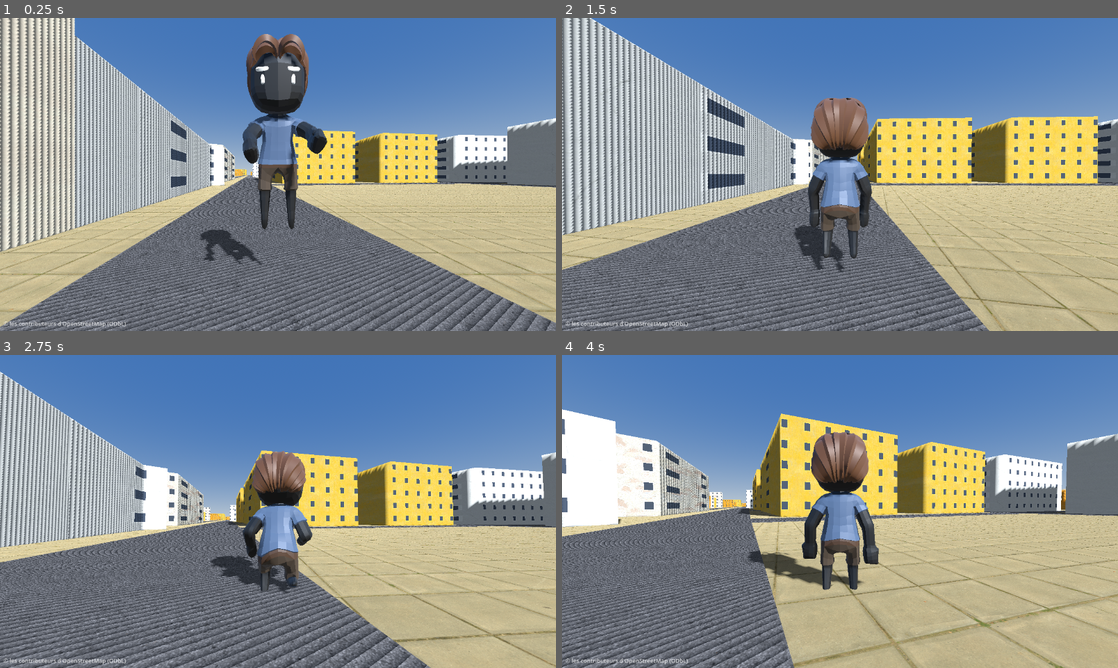
Above: before the commit, frames 1-4 (two rows, left to right).
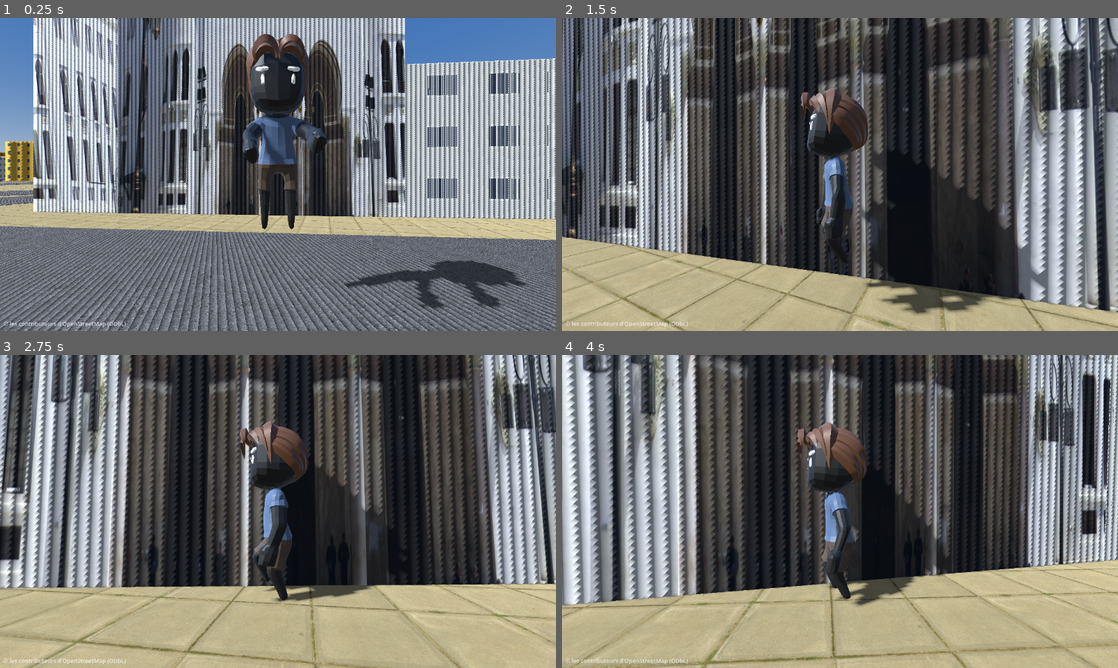
Above: after the commit, the same moments.

Repository: LogixSolutions94/GTDZ
Game: Godot game, scene res://scenes/city_test.tscn
The game is run twice, just before and just after one commit, with the same random seed, the same clock (stepped at 60 frames per second) and the same inputs.
Inputs (mouse positions are in pixels of both pictures, inside the frame that each line leads up to):
- Up to frame 1 (0.25 s): no input
- Up to frame 2 (1.5 s): move the mouse to (867, 174) at 0.52 s; hold Shift (sprint) 0.53-1.28 s; hold W (move_forward) from 0.53 s (still down); tap Space (jump) at 0.77 s; move the mouse to (812, 174) at 1.27 s; tap Shift (sprint) at 1.35 s
- Up to frame 3 (2.75 s): keep holding W (move_forward); tap Space (jump) at 1.52 s; move the mouse to (289, 505) at 2.02 s; hold Shift (sprint) from 2.03 s (still down)
- Up to frame 4 (4 s): keep holding W (move_forward); move the mouse to (834, 517) at 2.77 s; release Shift (sprint) at 2.78 s; tap Shift (sprint) at 2.85 s; tap Space (jump) at 3.02, 3.77 s; move the mouse to (878, 514) at 3.52 s; hold Shift (sprint) from 3.53 s (still down)

The runs differ from the first frame. In frame 1, 78% of the frame differs, in the area x 0-100%, y 0-100%; in frame 2, 94%; in frame 3, 89%; in frame 4, 81%.

Commit message:
Landmark Wikimedia Commons : la Grande Poste avec sa vraie facade
- Photo Idir Amokrane (CC BY-SA 4.0, Commons) recadree et projetee en
  cylindrique autour du batiment (shader landmark_photo, calage angulaire
  vers la place) ; hauteur reelle 24 m ; attribution dans CREDITS.md
- building_facade : normale geometrique par derivees ecran + coordonnee
  tangente au mur -> fenetres nettes sur toutes les facades, y compris obliques
- osm_to_mesh : normales plates (unmerge), spawn face a la Grande Poste
- docs/04 : inventaire Commons complet (6 monuments, licences, verdicts)

Co-Authored-By: Claude Fable 5 <noreply@anthropic.com>

Diff:
--- a/game/scenes/city_test.tscn
+++ b/game/scenes/city_test.tscn
@@ -51,7 +51,7 @@
 script = ExtResource("3_citymat")
 
 [node name="Player" parent="." instance=ExtResource("1_player")]
-transform = Transform3D(1, 0, 0, 0, 1, 0, 0, 0, 1, 428.2, 1.2, 78.9)
+transform = Transform3D(-0.224, 0, 0.974, 0, 1, 0, -0.974, 0, -0.224, 428.2, 1.2, 78.9)
 
 [node name="HUD" type="CanvasLayer" parent="."]
 
--- a/game/scripts/city_materials.gd
+++ b/game/scripts/city_materials.gd
@@ -5,6 +5,7 @@
 
 const SHADER := preload("res://shaders/building_facade.gdshader")
 const ROAD_SHADER := preload("res://shaders/road.gdshader")
+const LANDMARK_SHADER := preload("res://shaders/landmark_photo.gdshader")
 const TEX_DIR := "res://assets/textures/"
 
 const ROOF_BY_CAT := {"res": "roof_flat.jpg", "com": "roof_flat.jpg", "pub": "roof_tiles.jpg"}
@@ -13,7 +14,13 @@
 # et taille de projection en mètres (largeur x hauteur de la façade couverte
 # par une répétition de la photo).
 const LANDMARK_TEXTURES := {
-	"landmark_grande_poste": {"file": "landmarks/grande_poste.jpg", "size": Vector2(48.0, 26.0)},
+	"landmark_grande_poste": {
+		"file": "landmarks/grande_poste.jpg",
+		"size": Vector2(46.0, 23.7),
+		"center": Vector2(410.8, 82.9),
+		"radius": 26.0,
+		"angle_offset": -0.91,
+	},
 }
 const TINTS := {
 	"res": [Color(1.0, 1.0, 1.0), Color(0.96, 0.93, 0.87), Color(0.93, 0.89, 0.82)],
@@ -77,23 +84,25 @@
 func _apply_landmark_material(mesh: MeshInstance3D, n: String) -> void:
 	var info: Dictionary = LANDMARK_TEXTURES.get(n, {})
 	var photo: Texture2D = _load_tex(info.get("file", "")) if not info.is_empty() else null
-	var mat := ShaderMaterial.new()
-	mat.shader = SHADER
+	var roof := _load_tex("roof_flat.jpg")
 	if photo != null:
-		# Photo réelle projetée sur les façades : une répétition couvre toute
-		# la façade, pas de fenêtres procédurales par-dessus.
-		mat.set_shader_parameter("facade_tex", photo)
-		mat.set_shader_parameter("facade_size_m", info.get("size", Vector2(40.0, 25.0)))
-		mat.set_shader_parameter("windows_enabled", false)
-		mat.set_shader_parameter("tint", Color(1, 1, 1))
+		# Photo réelle enroulée autour du bâtiment (projection cylindrique).
+		var mat := ShaderMaterial.new()
+		mat.shader = LANDMARK_SHADER
+		mat.set_shader_parameter("photo", photo)
+		mat.set_shader_parameter("photo_size_m", info.get("size", Vector2(40.0, 25.0)))
+		mat.set_shader_parameter("center_xz", info.get("center", Vector2.ZERO))
+		mat.set_shader_parameter("radius_m", info.get("radius", 25.0))
+		mat.set_shader_parameter("angle_offset", info.get("angle_offset", 0.0))
+		mat.set_shader_parameter("roof_tex", roof if roof != null else photo)
+		mesh.material_override = mat
 	elif _plaster != null:
+		var mat := ShaderMaterial.new()
+		mat.shader = SHADER
 		mat.set_shader_parameter("facade_tex", _plaster)
 		mat.set_shader_parameter("tint", Color(0.97, 0.94, 0.86))
-	else:
-		return
-	var roof := _load_tex("roof_flat.jpg")
-	mat.set_shader_parameter("roof_tex", roof if roof != null else mat.get_shader_parameter("facade_tex"))
-	mesh.material_override = mat
+		mat.set_shader_parameter("roof_tex", roof if roof != null else _plaster)
+		mesh.material_override = mat
 
 
 func _apply_road_material(mesh: MeshInstance3D) -> void:
--- a/game/shaders/building_facade.gdshader
+++ b/game/shaders/building_facade.gdshader
@@ -25,13 +25,17 @@
 }
 
 void fragment() {
-	vec3 n = normalize(world_normal);
+	// Normale géométrique exacte par dérivées écran : insensible aux normales
+	// lissées/fusionnées du mesh (source de cisaillement sur les façades).
+	vec3 n = normalize(cross(dFdx(world_pos), dFdy(world_pos)));
 	vec3 col;
 	if (abs(n.y) > 0.6) {
 		col = texture(roof_tex, world_pos.xz / roof_size_m).rgb;
 	} else {
-		// Projection selon l'axe horizontal dominant de la façade.
-		float u = (abs(n.x) > abs(n.z)) ? world_pos.z : world_pos.x;
+		// Coordonnée horizontale alignée sur la tangente du mur : aucune
+		// déformation même sur les façades obliques ou courbes.
+		vec2 nh = normalize(n.xz);
+		float u = dot(world_pos.xz, vec2(nh.y, -nh.x));
 		vec2 uv = vec2(u, -world_pos.y);
 		col = texture(facade_tex, uv / facade_size_m).rgb;
 
--- /dev/null
+++ b/game/shaders/landmark_photo.gdshader
@@ -0,0 +1,32 @@
+// Monument GTDZ : photo réelle enroulée en projection cylindrique autour du
+// bâtiment (adapté aux façades courbes type Grande Poste). Compatible gl_compatibility.
+shader_type spatial;
+
+uniform sampler2D photo : source_color, filter_linear_mipmap_anisotropic, repeat_enable;
+uniform sampler2D roof_tex : source_color, filter_linear_mipmap_anisotropic, repeat_enable;
+uniform vec2 center_xz = vec2(0.0, 0.0);   // centre du bâtiment (coords monde XZ)
+uniform float radius_m = 26.0;             // rayon moyen de la façade
+uniform float angle_offset = 0.0;          // calage horizontal (radians)
+uniform vec2 photo_size_m = vec2(46.0, 23.7);
+uniform float roof_size_m = 8.0;
+
+varying vec3 world_pos;
+
+void vertex() {
+	world_pos = (MODEL_MATRIX * vec4(VERTEX, 1.0)).xyz;
+}
+
+void fragment() {
+	vec3 n = normalize(cross(dFdx(world_pos), dFdy(world_pos)));
+	vec3 col;
+	if (abs(n.y) > 0.6) {
+		col = texture(roof_tex, world_pos.xz / roof_size_m).rgb;
+	} else {
+		float ang = atan(world_pos.x - center_xz.x, world_pos.z - center_xz.y) + angle_offset;
+		vec2 uv = vec2(ang * radius_m / photo_size_m.x, -world_pos.y / photo_size_m.y);
+		col = texture(photo, uv).rgb;
+	}
+	ALBEDO = col;
+	ROUGHNESS = 0.95;
+	METALLIC = 0.0;
+}
Binary file changed: game/assets/generated/alger_centre.glb
Binary file added: game/assets/textures/landmarks/grande_poste.jpg
Not shown, added: game/assets/textures/landmarks/grande_poste.jpg.import
Not shown, added: game/scripts/debug_screenshot.gd.uid
Not shown, added: game/shaders/landmark_photo.gdshader.uid
Not shown, added: game/shaders/road.gdshader.uid
Not shown, changed: CREDITS.md
Not shown, changed: docs/04_photogrammetrie_landmarks.md
Not shown, changed: osm/osm_to_mesh.py
